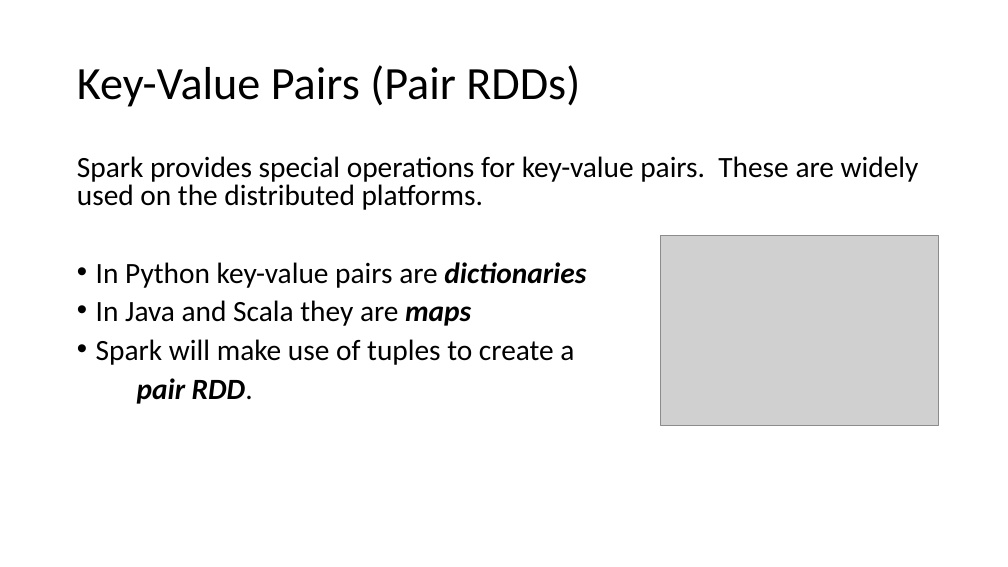
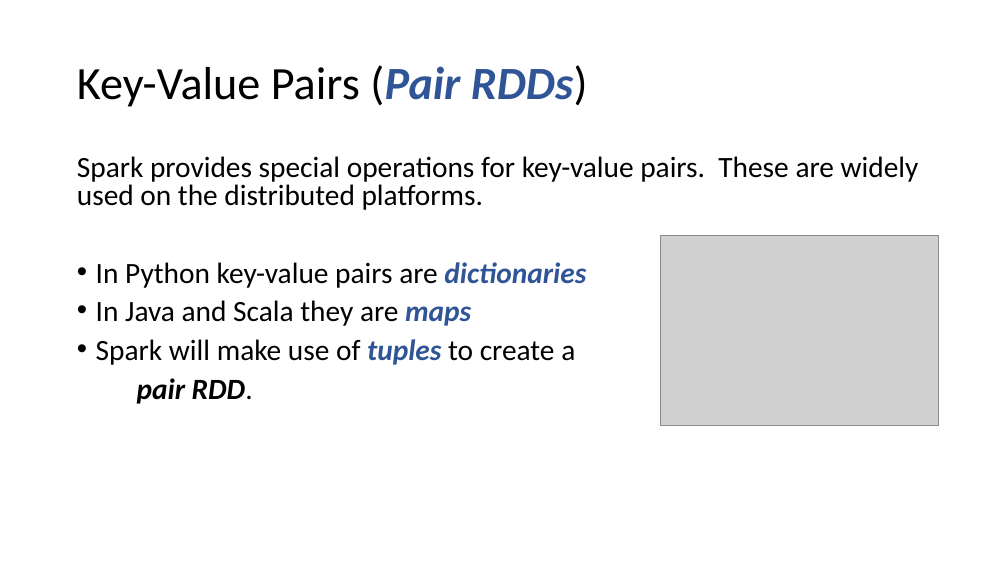
Before and after one commit to marilynwaldman/course, a slide deck: slide 2 of spark/03-RDDs/03-KeyValueRdds.pptx. Drawn at 1008x567 pixels with LibreOffice and Linux fonts; fonts in the diff are those of the drawing; grey boxes stand for pictures. Boxes give left, top, right and bottom in pixels: in the first picture for what was removed or moved away, otherwise in the second. Text is boxed around its words. In the diff, an @@ line names an element or a change of style, - is before the commit and + after.

Commit message:
updated paired rdds

```diff
--- a/spark/03-RDDs/03-KeyValueRdds.pptx
+++ b/spark/03-RDDs/03-KeyValueRdds.pptx
@@ title "Key-Value Pairs (Pair RDDs)" at [77, 65, 588, 107]: text colour #000000 to #2F5597, bold on, italic on in "(Pair RDDs)" @@
@@ text at [96, 262, 586, 365]: text colour #000000 to #2F5597 in "dictionaries", "maps", "tuples"; bold on, italic on in "tuples" @@
```
Also in this commit, not shown: 4 other slides changed, 8 slides added, 2 slides removed, 9 other files.
